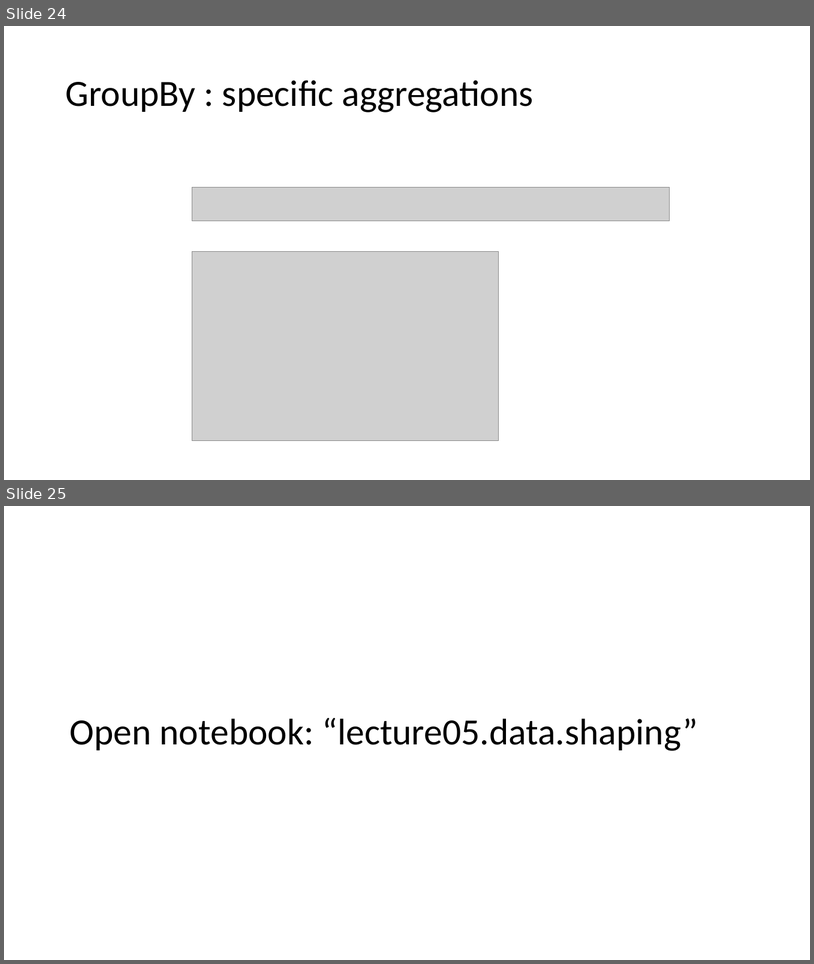
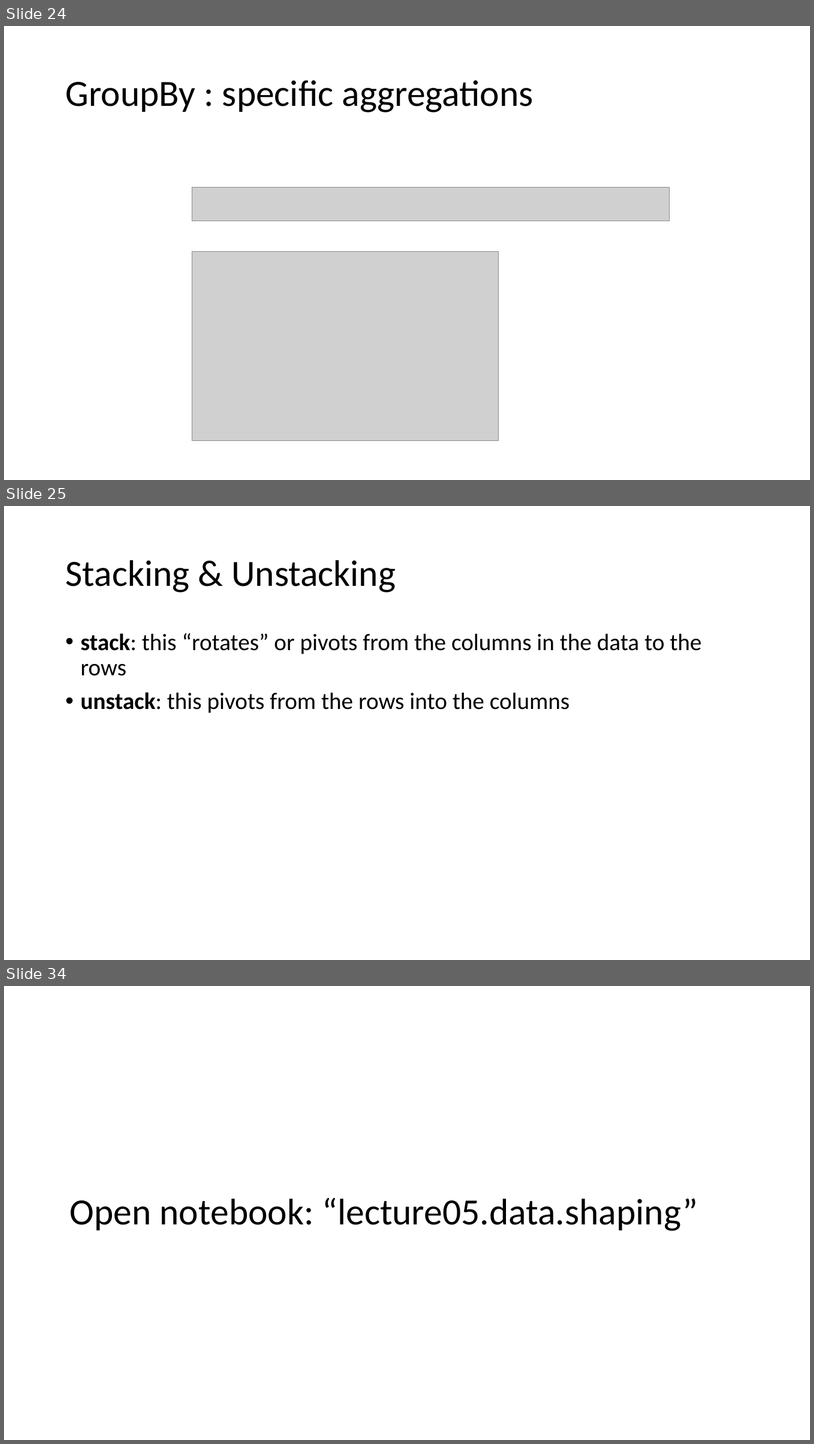
Before and after one commit to philmui/datascience2016fall, a slide deck: lecture05.viz.data.shaping/lecture05.pptx. Shown one above the other, each under a label of ours: slides 24 and 25 before the commit, slides 24, 25 and 34 after it; the slides between them are not shown. The pictures are 814x964 and 814x1444 pixels, drawn with LibreOffice and Linux fonts; fonts in the diff are those of the drawing; grey boxes stand for pictures. Boxes give left, top, right and bottom in pixels: in the first picture for what was removed or moved away, otherwise in the second. Text is boxed around its words. In the diff, an @@ line names an element or a change of style, - is before the commit and + after.

```diff
--- a/lecture05.viz.data.shaping/lecture05.pptx
+++ b/lecture05.viz.data.shaping/lecture05.pptx
@@ slide 25 added at [4, 506, 810, 960], background #FFFFFF @@
@@ title added at [65, 560, 396, 592], 44 pt, text #000000 @@
+Stacking & Unstacking
@@ text added at [81, 633, 702, 713], 28 pt, text #000000 @@
+• stack: this “rotates” or pivots from the columns in the data to the rows
+• unstack: this pivots from the rows into the columns
@@ what was slide 25 is now slide 34 @@
```
Also in this commit, not shown: 8 other slides added.
